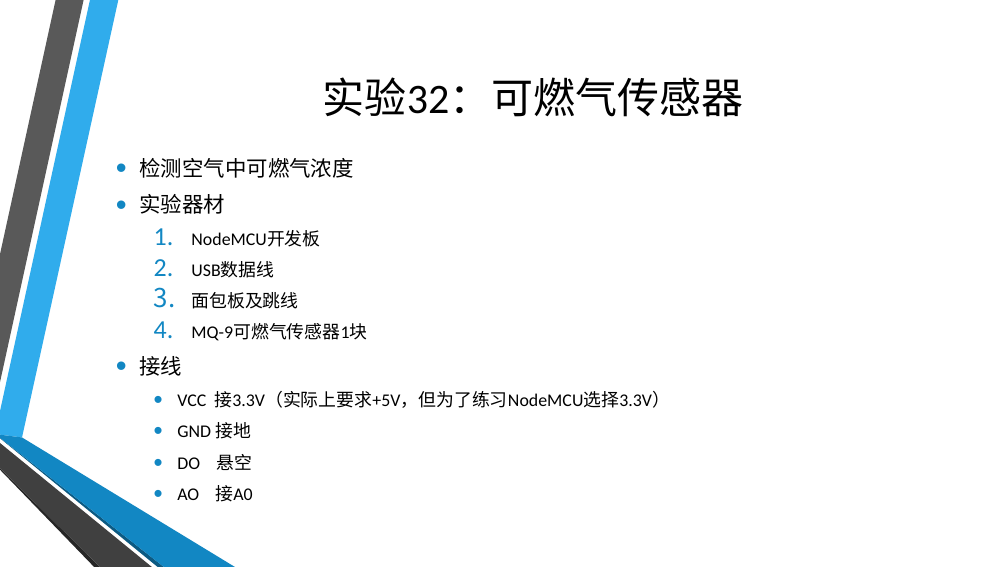
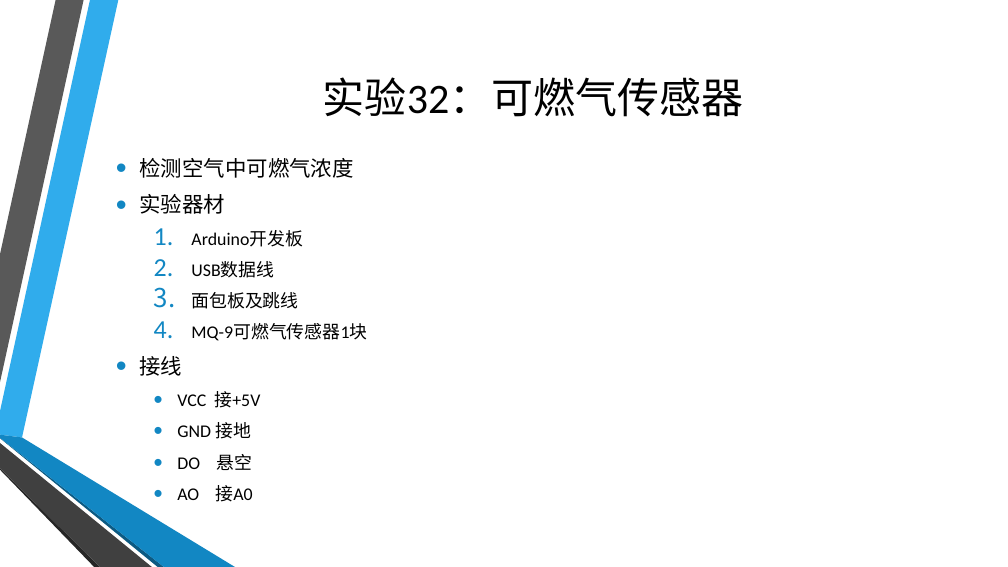
Before and after one commit to coco-hkk/arduino-courses, a slide deck: slide 5 of 7/7.pptx (slide 4 before the commit). Drawn at 1008x567 pixels with LibreOffice and Linux fonts; fonts in the diff are those of the drawing; background and template pictures are left out. Boxes give left, top, right and bottom in pixels: in the first picture for what was removed or moved away, otherwise in the second. Text is boxed around its words. In the diff, an @@ line names an element or a change of style, - is before the commit and + after.

```diff
--- a/7/7.pptx
+++ b/7/7.pptx
@@ text at (191, 230, 303, 247): text changed @@
-  1. NodeMCU开发板
+  1. Arduino开发板
@@ text at (177, 391, 260, 408): text changed @@
-  • VCC 接3.3V（实际上要求+5V，但为了练习NodeMCU选择3.3V）
+  • VCC 接+5V
```
Also in this commit, not shown: 2 other slides changed, 5 slides added, 5 other files.
